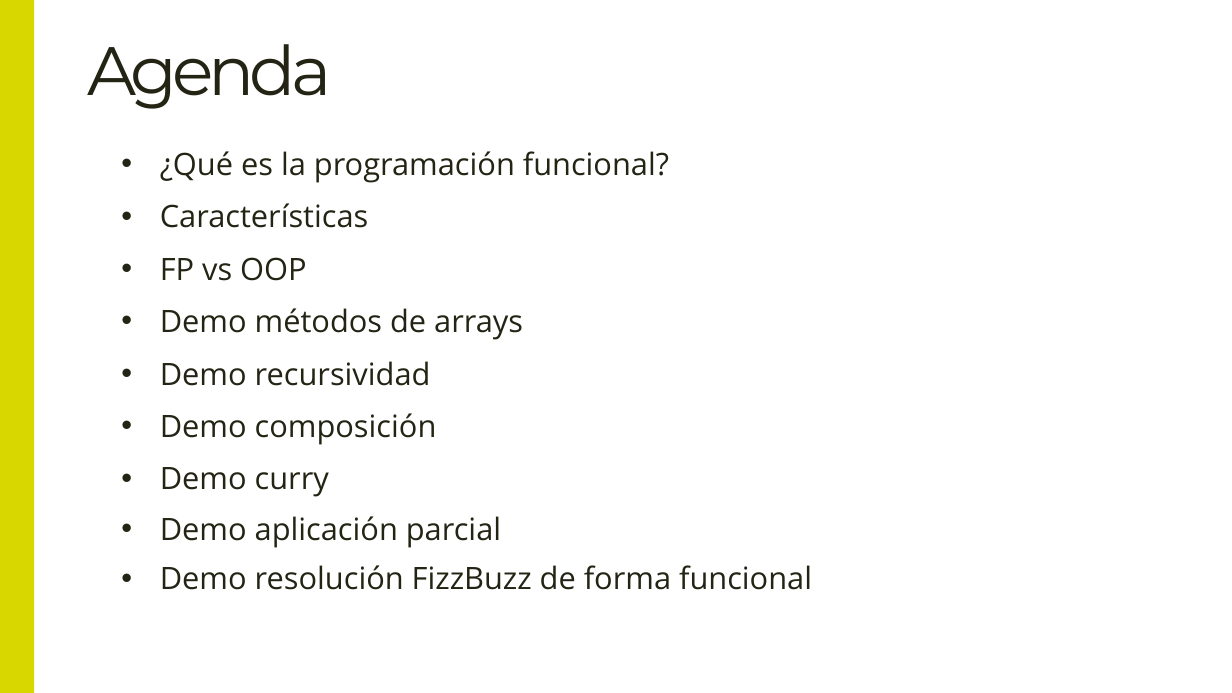
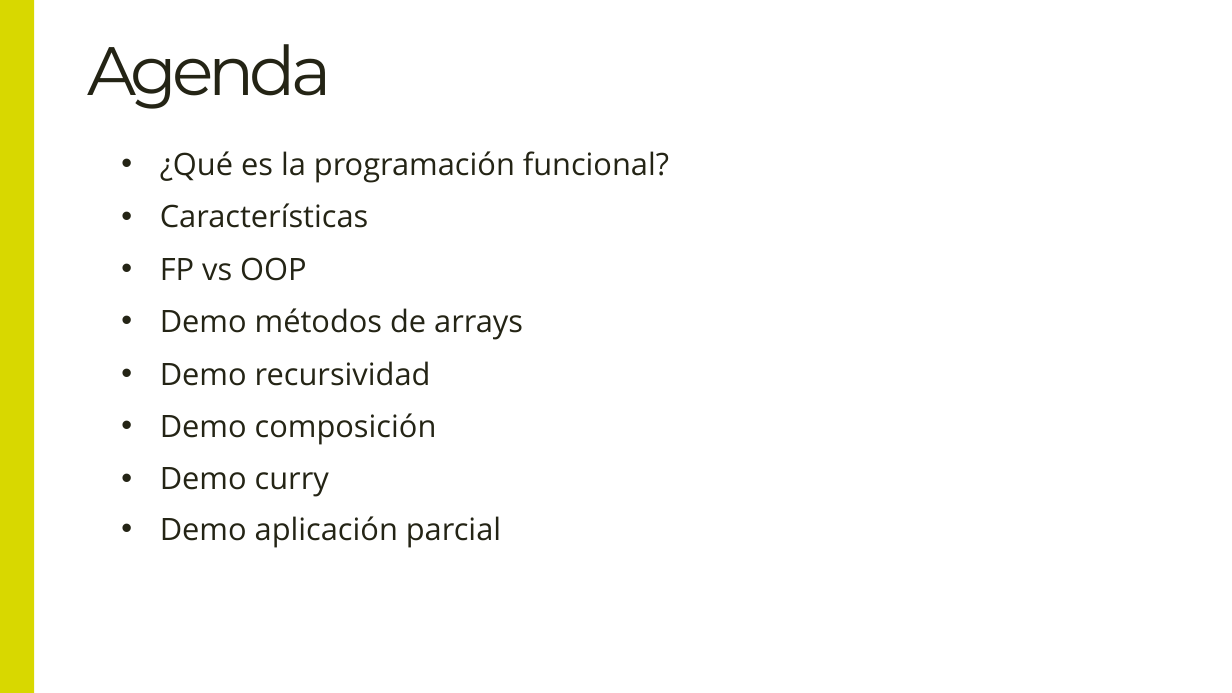
Before and after one commit to Lemoncode/master-frontend-lemoncode, a slide deck: slide 2 of 02-languages/01-teoria/03 Programación Funcional.pptx. Drawn at 1232x693 pixels with LibreOffice and Linux fonts; fonts in the diff are those of the drawing. Boxes give left, top, right and bottom in pixels: in the first picture for what was removed or moved away, otherwise in the second. Text is boxed around its words. In the diff, an @@ line names an element or a change of style, - is before the commit and + after.

```diff
--- a/02-languages/01-teoria/03 Programación Funcional.pptx
+++ b/02-languages/01-teoria/03 Programación Funcional.pptx
@@ text removed at (160, 565, 812, 590) @@
-• Demo resolución FizzBuzz de forma funcional
```
Also in this commit, not shown: 2 other slides changed, 5 other files.
